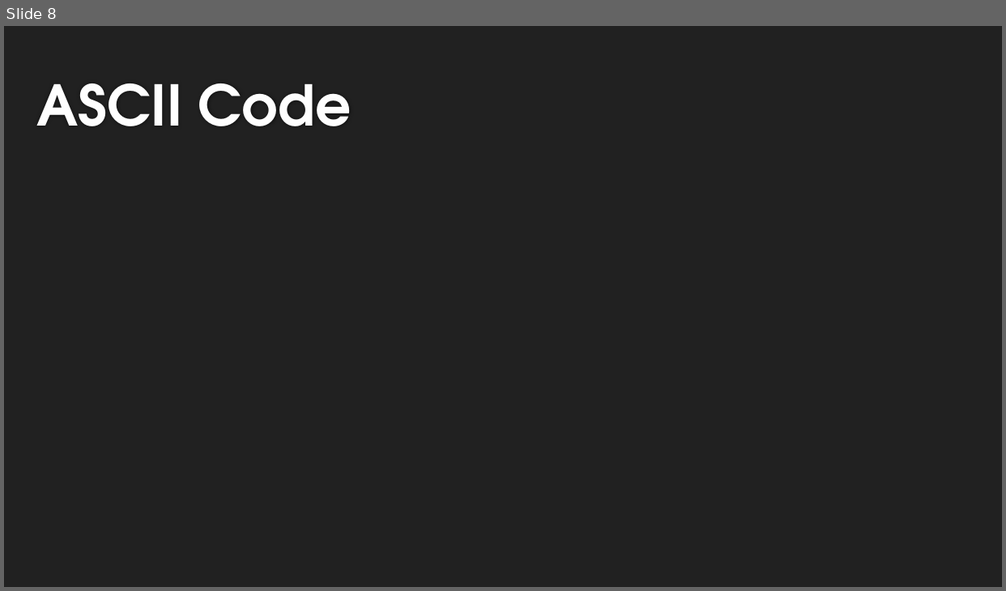
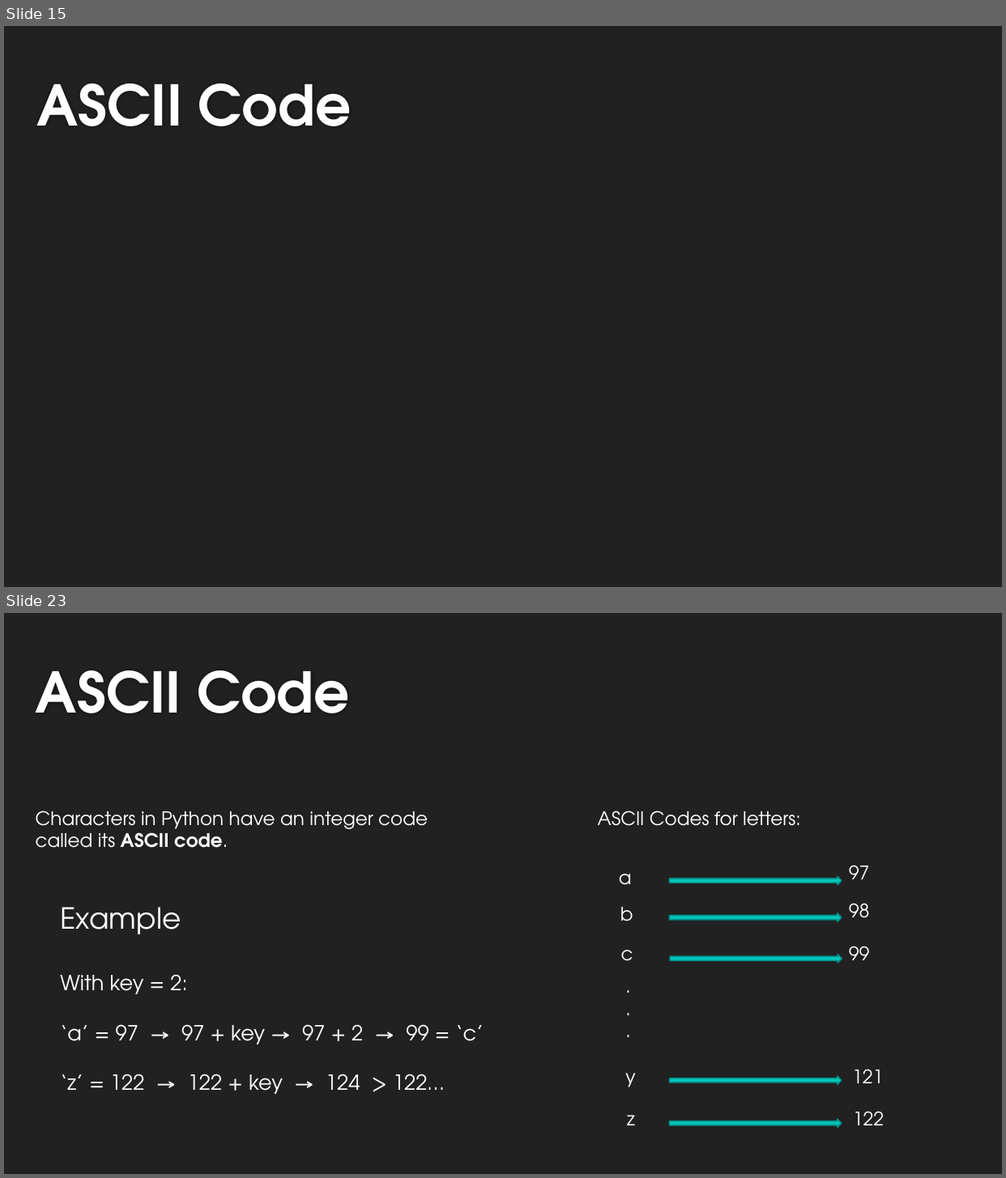
Before and after one commit to lexcass/UATeachLesson3, a slide deck: Lesson3.pptx. Shown one above the other, each under a label of ours: slide 8 before the commit, slides 15 and 23 after it; the slides between them are not shown. The pictures are 1006x591 and 1006x1178 pixels, drawn with LibreOffice and Linux fonts; fonts in the diff are those of the drawing; background and template pictures are left out. Boxes give left, top, right and bottom in pixels: in the first picture for what was removed or moved away, otherwise in the second. Text is boxed around its words. In the diff, an @@ line names an element or a change of style, - is before the commit and + after.

```diff
--- a/Lesson3.pptx
+++ b/Lesson3.pptx
@@ slide 23 added at (4,613,1002,1174), background #212121 @@
@@ title added at (36,671,349,713), 54 pt, text #FEFEFE, bold @@
+ASCII Code
@@ text added at (36,811,428,848), 18 pt, text #F5F6F7 @@
+Characters in Python have an integer code
+called its ASCII code.
@@ text added at (60,907,484,1094), 20 pt, text #F5F6F7 @@
+Example
+With key = 2:
+‘a’ = 97 → 97 + key → 97 + 2 → 99 = ‘c’
+‘z’ = 122 → 122 + key → 124 > 122…
@@ group added at (598,811,884,1127): 12 texts, 5 right arrows @@
+a
+ASCII Codes for letters:
+b
+c
+y
+z
+.
+.
+.
+97
+98
+99
+121
+122
@@ what was slide 8 is now slide 15 @@
```
Also in this commit, not shown: 9 slides changed, 14 other slides added.
